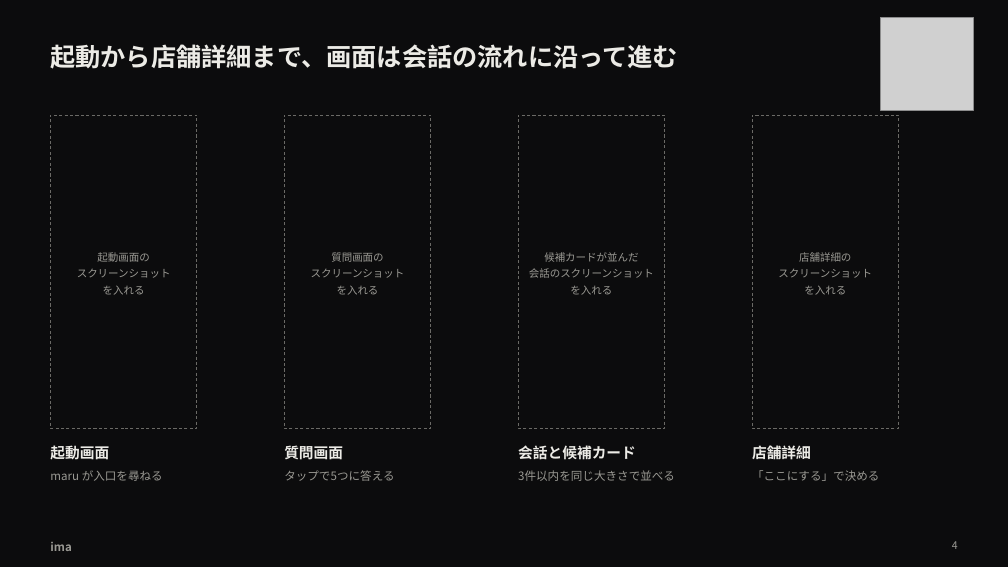
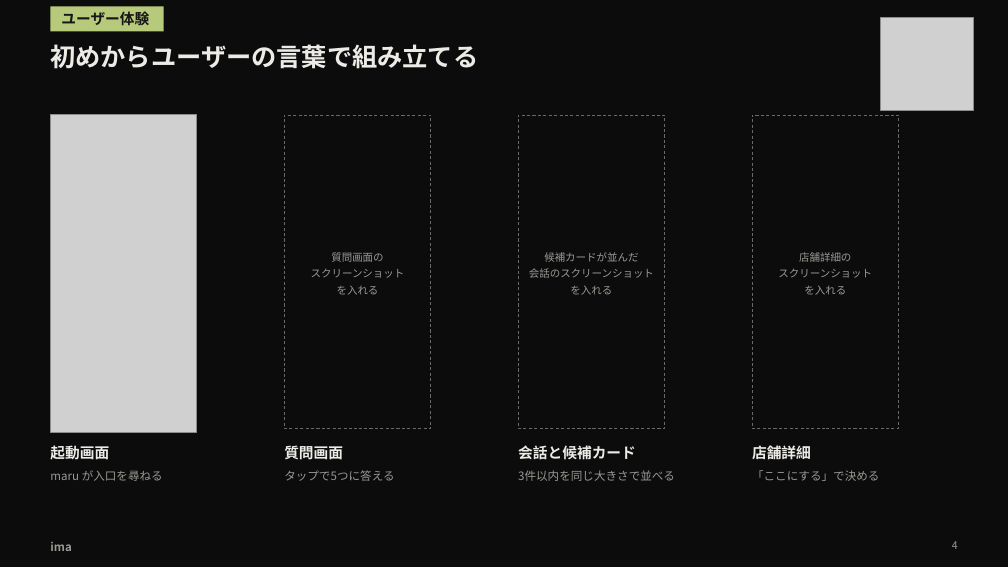
Before and after one commit to takapom/ima-app, a slide deck: slide 5 of docs/pitch/ima-pitch.pptx. Drawn at 1008x567 pixels with LibreOffice and Linux fonts; fonts in the diff are those of the drawing; grey boxes stand for pictures. Boxes give left, top, right and bottom in pixels: in the first picture for what was removed or moved away, otherwise in the second. Text is boxed around its words. In the diff, an @@ line names an element or a change of style, - is before the commit and + after.

```diff
--- a/docs/pitch/ima-pitch.pptx
+++ b/docs/pitch/ima-pitch.pptx
@@ rectangle added at (51, 6, 164, 31), fill #B7C97A, 14 pt, text #161616, bold @@
+ユーザー体験
@@ text at (50, 44, 478, 69): text changed @@
-起動から店舗詳細まで、画面は会話の流れに沿って進む
+初めからユーザーの言葉で組み立てる
@@ picture added at (51, 114, 197, 433) @@
@@ text removed at (77, 252, 171, 295) @@
-起動画面の
-スクリーンショット
-を入れる
```
Also in this commit, not shown: 6 other slides changed, 1 slide added, 2 slides removed, 1 other file.
